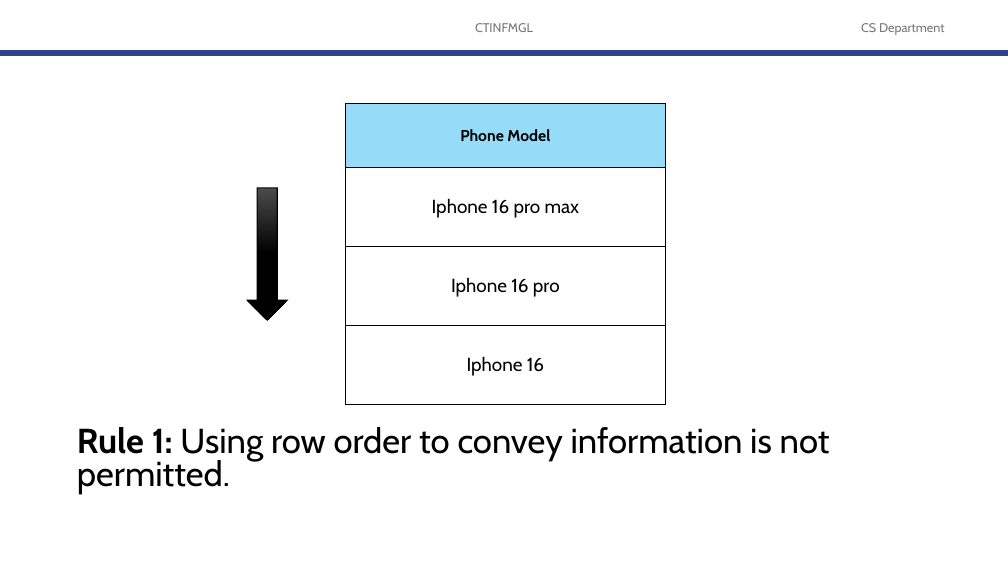
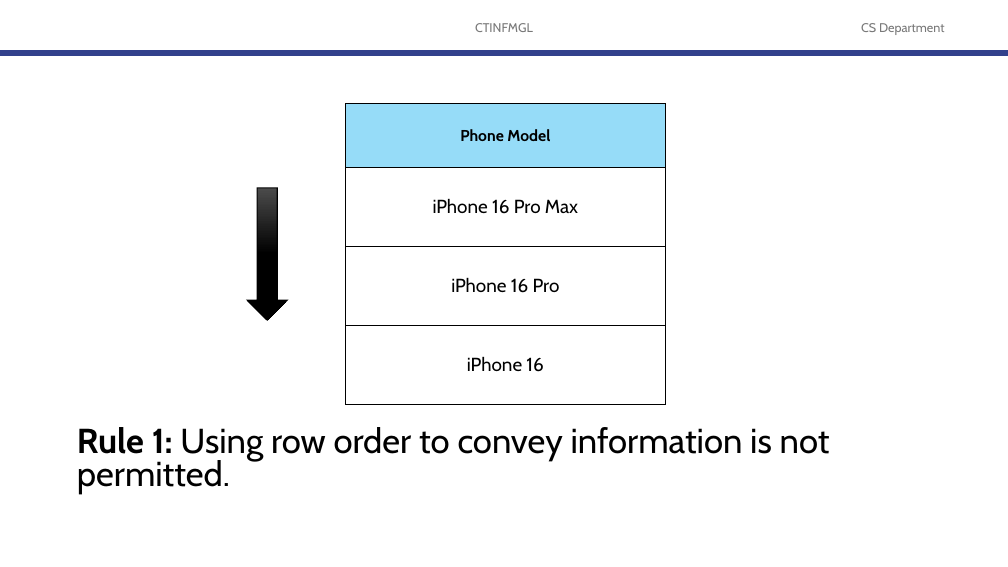
Before and after one commit to robitussin/CTINFMGL, a slide deck: slide 32 of 06 - Normalization of Database Tables/Database Normalization.pptx. Drawn at 1008x567 pixels with LibreOffice and Linux fonts; fonts in the diff are those of the drawing; background and template pictures are left out. Boxes give left, top, right and bottom in pixels: in the first picture for what was removed or moved away, otherwise in the second. Text is boxed around its words. In the diff, an @@ line names an element or a change of style, - is before the commit and + after.

```diff
--- a/06 - Normalization of Database Tables/Database Normalization.pptx
+++ b/06 - Normalization of Database Tables/Database Normalization.pptx
@@ table at (346,104,665,405) @@
-row 2, column 1: Iphone 16 pro max
+row 2, column 1: iPhone 16 Pro Max
-row 3, column 1: Iphone 16 pro
+row 3, column 1: iPhone 16 Pro
-row 4, column 1: Iphone 16
+row 4, column 1: iPhone 16
```
Also in this commit, not shown: 10 other slides changed, 51 slides added.
